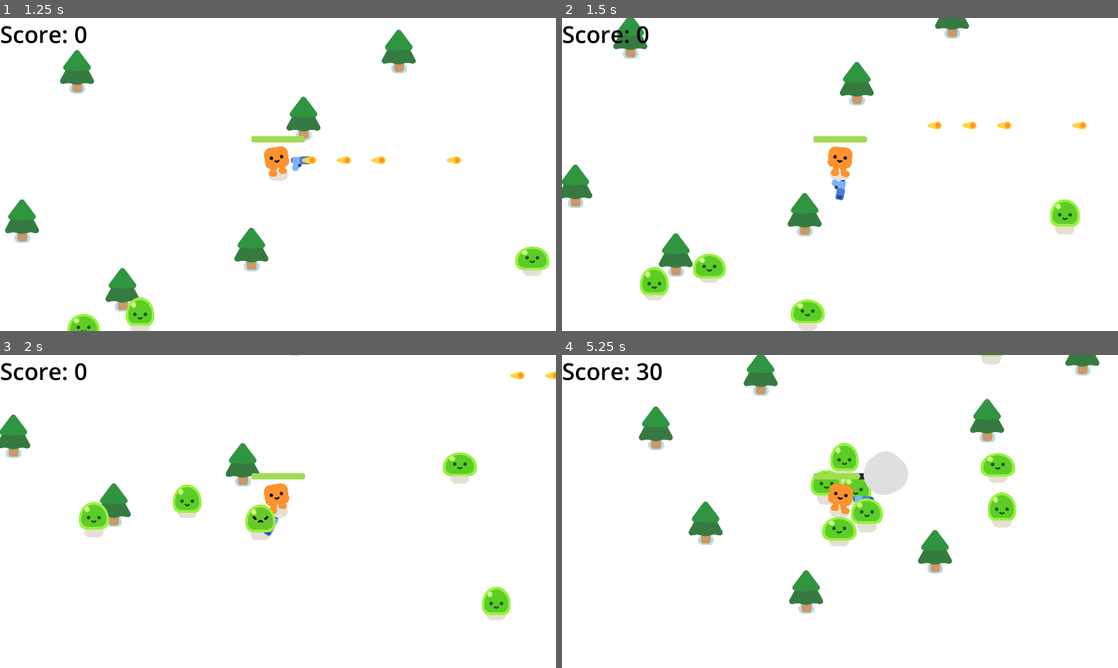
Above: before the commit, frames 1-4 (two rows, left to right).
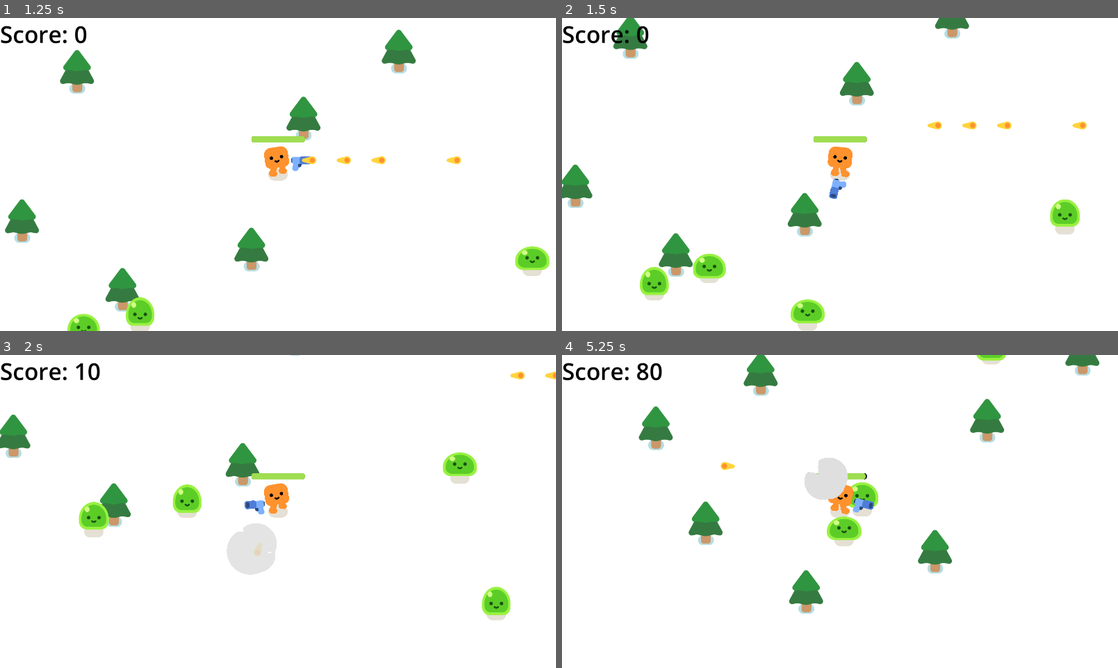
Above: after the commit, the same moments.

Repository: massayukinho/learnGodot
Game: Godot game, scene res://survivor_game.tscn
The game is run twice, just before and just after one commit, with the same random seed, the same clock (stepped at 60 frames per second) and the same inputs.
Inputs:
- Up to frame 1 (1.25 s): tap Enter at 0.5 s; hold D (move_right) from 0.53 s (still down)
- Up to frame 2 (1.5 s): release D (move_right) at 1.28 s; hold S (move_down) from 1.28 s (still down)
- Up to frame 3 (2 s): keep holding S (move_down)
- Up to frame 4 (5.25 s): release S (move_down) at 2.03 s; hold D (move_right) 2.03-2.78 s; hold W (move_up) 2.78-3.53 s; hold A (move_left) 3.53-5.03 s; hold S (move_down) from 5.03 s (still down)

Frame 1 is identical in both runs. In frame 2, 0.1% of the frame differs, in the area x 48-52%, y 51-59%; in frame 3, 1.6%; in frame 4, 4.0%, in the area x 13-82%, y 0-62%.

Commit message:
Flip gun vertically according to direction

Diff:
--- a/gun.gd
+++ b/gun.gd
@@ -6,6 +6,10 @@
 	if enemies_in_range.size() > 0:
 		var target_enemy = enemies_in_range.front()
 		look_at(target_enemy.global_position)
+	if (global_rotation_degrees > 90 and global_rotation_degrees < 270) or (global_rotation_degrees < -90 and global_rotation_degrees > -270):
+		%Pistol.flip_v = true
+	else:
+		%Pistol.flip_v = false
 
 
 func shoot():
--- a/gun.tscn
+++ b/gun.tscn
@@ -17,6 +17,7 @@
 [node name="PistolPivot" type="Marker2D" parent="."]
 
 [node name="Pistol" type="Sprite2D" parent="PistolPivot"]
+unique_name_in_owner = true
 position = Vector2(80, -9)
 texture = ExtResource("1_3if8s")
 
--- a/mob.gd
+++ b/mob.gd
@@ -1,6 +1,6 @@
 extends CharacterBody2D
 
-var health = 3
+var health = 1
 
 signal killed
 @onready var player = get_node("/root/Game/Player")
